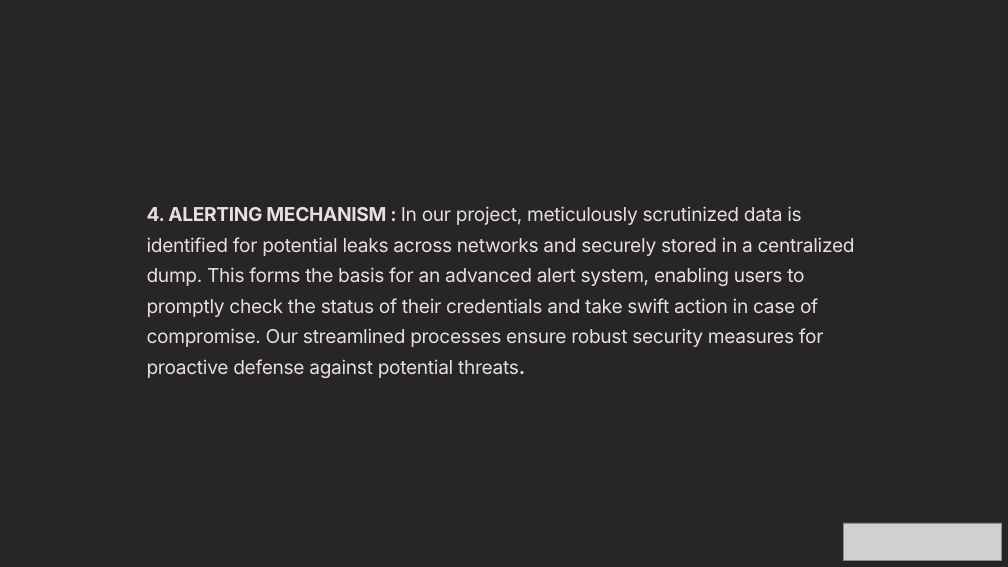
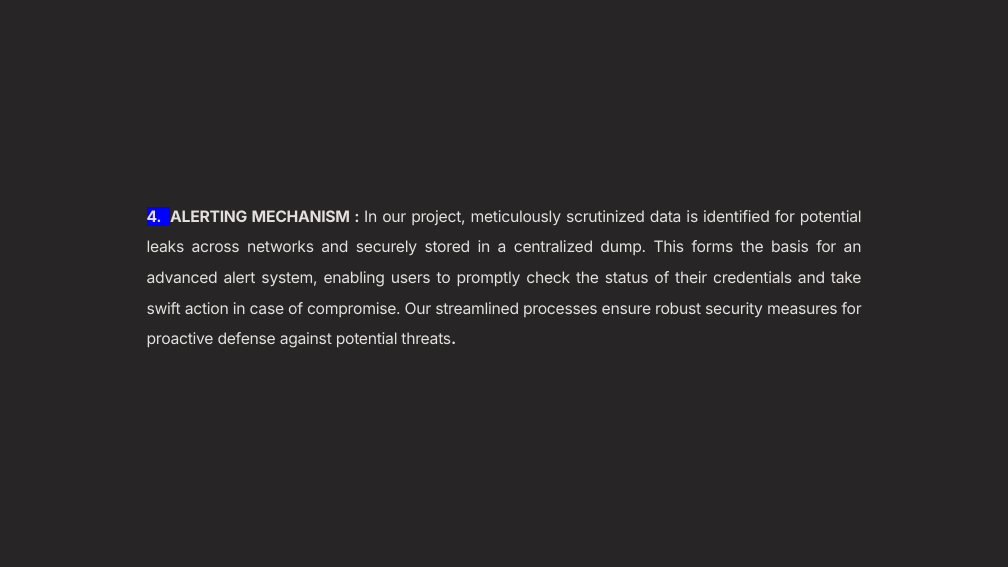
Before and after one commit to ethical-buddy/TORONS, a slide deck: slide 8 of TEAM-CPC.pptx. Drawn at 1008x567 pixels with LibreOffice and Linux fonts; fonts in the diff are those of the drawing; grey boxes stand for pictures. Boxes give left, top, right and bottom in pixels: in the first picture for what was removed or moved away, otherwise in the second. Text is boxed around its words. In the diff, an @@ line names an element or a change of style, - is before the commit and + after.

```diff
--- a/TEAM-CPC.pptx
+++ b/TEAM-CPC.pptx
@@ text "4. ALERTING MECHANISM : In ..." at (147, 210, 862, 348): size 21.9 to 18 pt; highlight none to #0000FF in "4."; alignment left to justified @@
@@ picture removed at (844, 523, 1002, 561) @@
```
Also in this commit, not shown: 7 other slides changed, 1 slide added, 1 other file.
